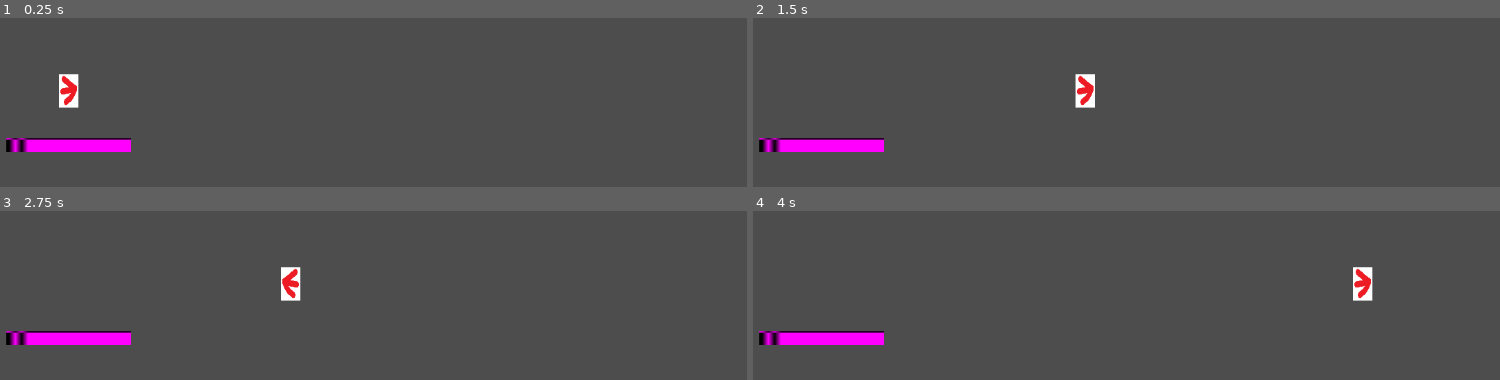
Above: before the commit, frames 1-4 (two rows, left to right).
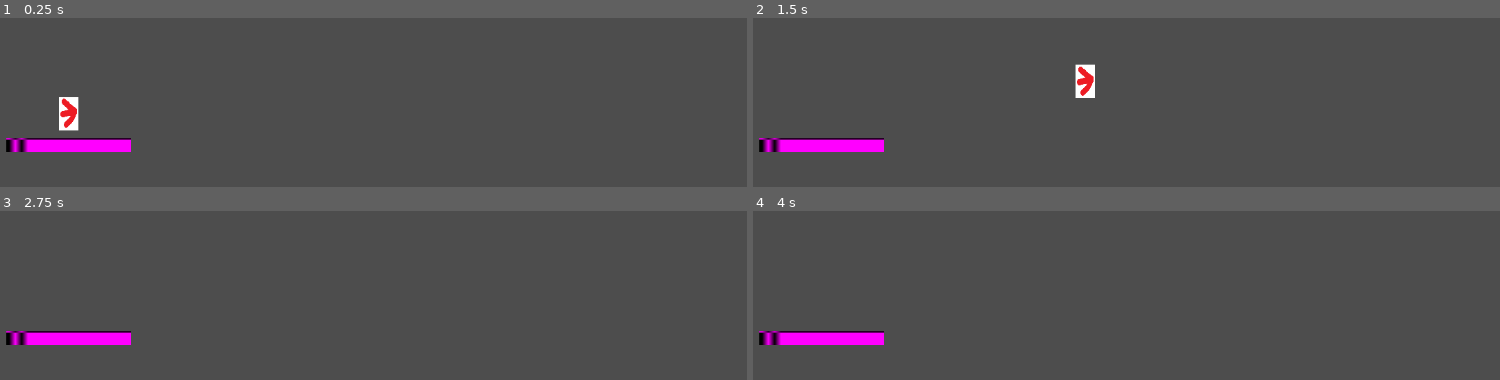
Above: after the commit, the same moments.

Repository: E-rhari/DJUFF-2025
Game: Godot game, scene res://Scene/main.tscn
Same seed, same stepped clock (60 frames per second), same inputs: the game is played once before the commit and once after it.
Inputs:
- Up to frame 1 (0.25 s): no input
- Up to frame 2 (1.5 s): hold D (right) from 0.53 s (still down); tap W (up) at 0.6, 0.77, 1.07, 1.35 s
- Up to frame 3 (2.75 s): tap W (up) at 1.52, 1.82, 2.1 s; release D (right) at 2.03 s; hold A (left) from 2.03 s (still down)
- Up to frame 4 (4 s): release A (left) at 2.78 s; hold D (right) from 2.78 s (still down); tap W (up) at 2.85, 3.02, 3.32, 3.6, 3.77 s

The runs differ from the first frame. In frame 1, 0.8% of the frame differs, in the area x 7-11%, y 33-67%; in frame 2, 0.5%; in frame 3, 0.5%; in frame 4, 0.5%.

Commit message:
Gravidade e Pulo v0.1

Diff:
--- a/Scripts/gravidade.gd
+++ /dev/null
@@ -1,4 +0,0 @@
-extends PhysicsBody2D
-
-func _init():
-	pass
--- a/Scripts/player.gd
+++ b/Scripts/player.gd
@@ -1,6 +1,9 @@
 extends CharacterBody2D
 
 @export var speed = 400
+@export var jump_speed = 500
+@onready var static_body_2d: StaticBody2D = $"../StaticBody2D"
+var gravity = ProjectSettings.get_setting("physics/2d/default_gravity")
 
 
 func directional_flip(direction):
@@ -11,6 +14,11 @@
 
 
 func _physics_process(delta: float) -> void:
+	#get_input()
+	velocity.y += gravity * delta
+
+	if (Input.is_action_just_pressed("up") and is_on_floor()):
+		velocity.y = -jump_speed
 	var input_direction = Input.get_axis("left", "right")
 	if input_direction:
 		velocity.x = input_direction*speed
Not shown, removed: Scripts/gravidade.gd.uid
Not shown, added: exit
